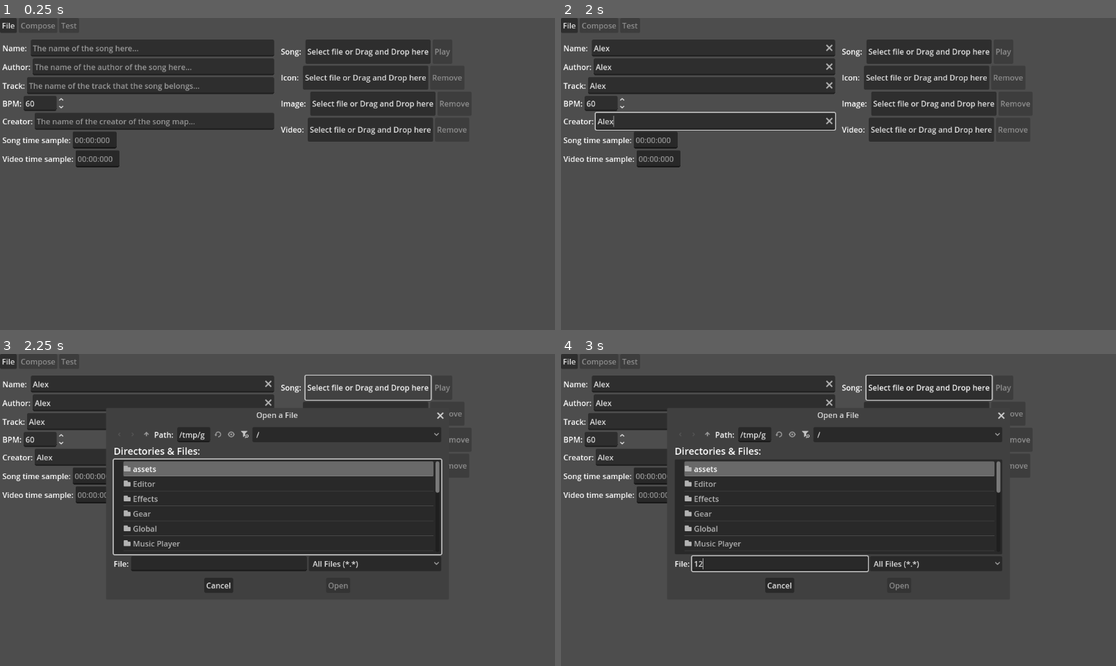
Above: before the commit, frames 1-4 (two rows, left to right).
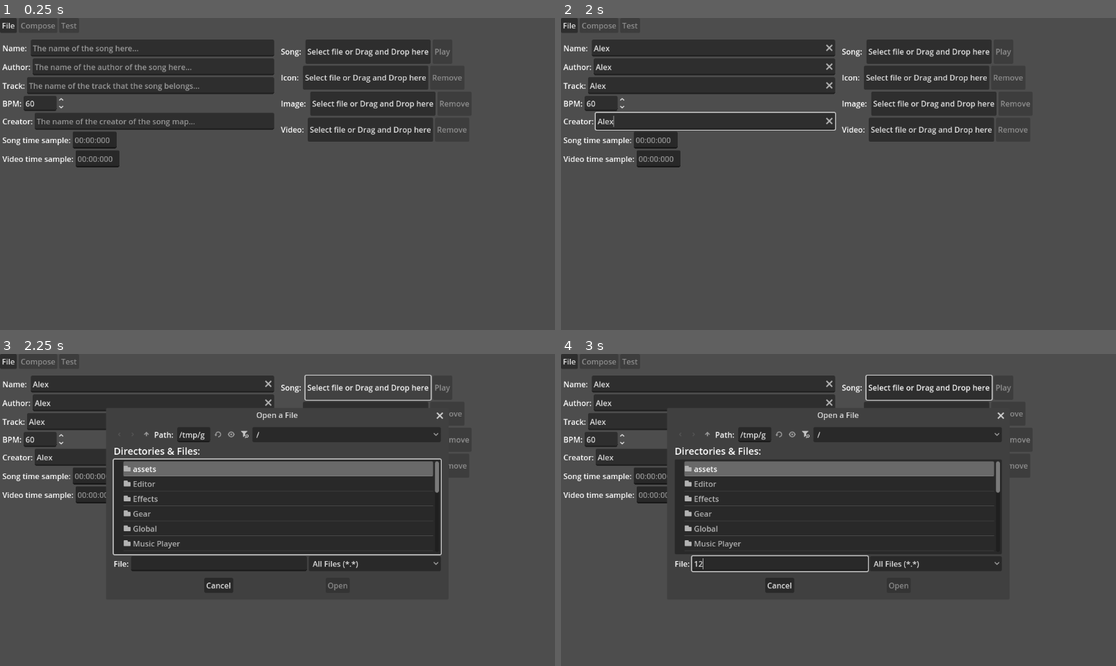
Above: after the commit, the same moments.

Repository: NothermanVEVO/June
Game: Godot game, scene res://Main.tscn
Two runs of this game, one before a commit and one after it. Both use one fixed random seed, a clock stepped at 60 frames per second and the inputs below. Sound files missing from this copy of the repository are replaced by a short silence.
Inputs (mouse positions are in pixels of both pictures, inside the frame that each line leads up to):
- Up to frame 1 (0.25 s): no input
- Up to frame 2 (2 s): click (710, 49) at 0.52 s; type "Alex" at 0.6 s; click (716, 67) at 0.75 s; type "Alex" at 0.83 s; click (710, 86) at 0.98 s; type "Alex" at 1.07 s; click (716, 120) at 1.27 s; type "Alex" at 1.35 s
- Up to frame 3 (2.25 s): click "Select file or Drag and Drop …" at 2 s
- Up to frame 4 (3 s): click (777, 563) at 2.77 s; type "12" at 2.85 s

Frames 1-2 are identical in both runs. In frame 3, 0.2% of the frame differs, in the area x 59-80%, y 18-76%; in frame 4, less than 0.1%.

Commit message:
2025/09/03 - 002
- Can load the EditorComposer.
- The save and load completely works, YUPIII.

TODO: Export file.

Bug Fix:
- Solved a bug when saving a file after moving a note or long note, they would still be selected.

Diff:
--- a/beat-the-beat/Editor/MenuBar/EditorMenuBar.gd
+++ b/beat-the-beat/Editor/MenuBar/EditorMenuBar.gd
@@ -123,8 +123,6 @@
 	_game_changed()
 
 	_gear_type_value = _gear_type.get_item_id(index)
-	_stars_value = 1
-	_stars.value = _stars_value
 
 	for sound_map in _saved_song_maps:
 		if sound_map.gear_type == _gear_type_value and sound_map.difficulty == _difficulty_type_value:
@@ -133,13 +131,13 @@
 			return
 
 	game.set_gear(_gear_type_value)
+	_stars_value = 1
+	_stars.value = _stars_value
 
 func _on_difficulty_item_selected(index: int) -> void:
 	_game_changed()
 
 	_difficulty_type_value = _difficulty.get_item_id(index)
-	_stars_value = 1
-	_stars.value = _stars_value
 
 	for sound_map in _saved_song_maps:
 		if sound_map.gear_type == _gear_type_value and sound_map.difficulty == _difficulty_type_value:
@@ -148,6 +146,8 @@
 			return
 
 	game.set_gear(_gear_type_value)
+	_stars_value = 1
+	_stars.value = _stars_value
 
 func _on_stars_value_changed(value: float) -> void:
 	_stars_value = roundi(value)
@@ -310,6 +310,17 @@
 	_saved_song_maps.clear()
 	_undo_song_maps.clear()
 	_redo_song_maps.clear()
+	undo.disabled = true
+	redo.disabled = true
 
 static func get_memory_saved_song_maps() -> Array[SongMap]:
 	return _saved_song_maps
+
+func load_song_maps(song_maps : Array[SongMap]) -> void:
+	reset()
+
+	for s_map in song_maps:
+		_saved_song_maps.append(s_map)
+
+	if _saved_song_maps:
+		load_song_map(_saved_song_maps[0])
--- a/beat-the-beat/Editor/MenuBar/File.gd
+++ b/beat-the-beat/Editor/MenuBar/File.gd
@@ -91,6 +91,11 @@
 	if not Editor.editor_settings.is_empty():
 		if _file_path:
 			var song_resource := Editor.to_resource()
+			for s_map in song_resource.song_maps:
+				for note in s_map.notes:
+					note.is_selected = false
+				for long_note in s_map.long_notes:
+					long_note.is_selected = false
 			song_resource.ID = current_ID
 			var file := FileAccess.open(_file_path, FileAccess.WRITE)
 			if file:
--- a/beat-the-beat/Global/Editor.gd
+++ b/beat-the-beat/Global/Editor.gd
@@ -24,6 +24,8 @@
 	editor_settings.load_editor(song_resource.name, song_resource.author, song_resource.track, song_resource.BPM, song_resource.creator,
 	song_resource.song_time_sample, song_resource.video_time_sample, song_resource.song, song_resource.icon, song_resource.image, song_resource.video)
 
+	editor_composer.editor_menu_bar.load_song_maps(song_resource.song_maps)
+
 func to_resource() -> SongResource:
 	return SongResource.new(editor_settings.get_song_name(), editor_settings.get_author_name(), editor_settings.get_BPM_value(),
 	editor_settings.get_track_name(), editor_settings.get_creator_name(), editor_settings.get_song_path(), editor_settings.get_image_path(), editor_settings.get_video_path(),
